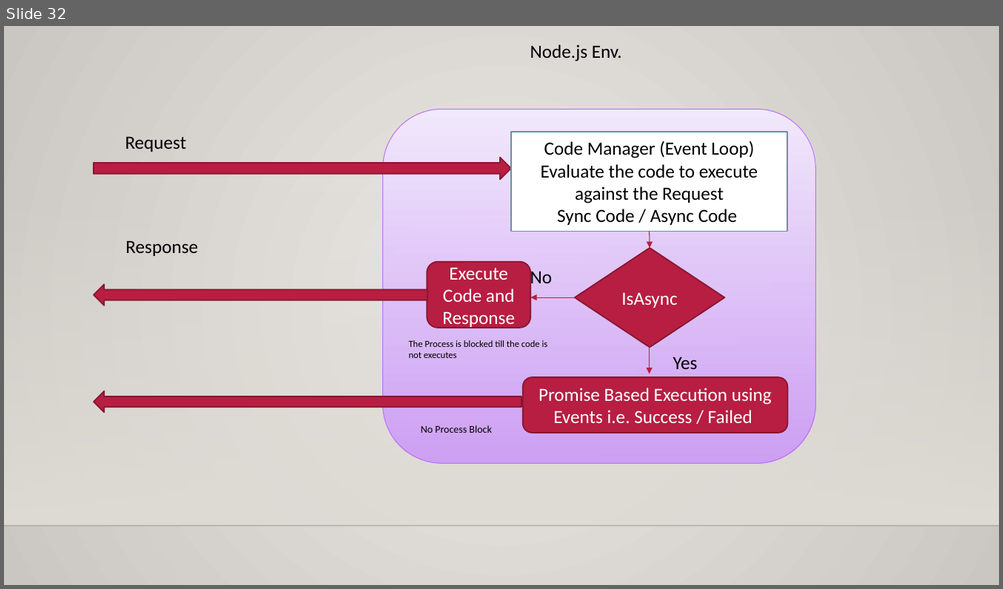
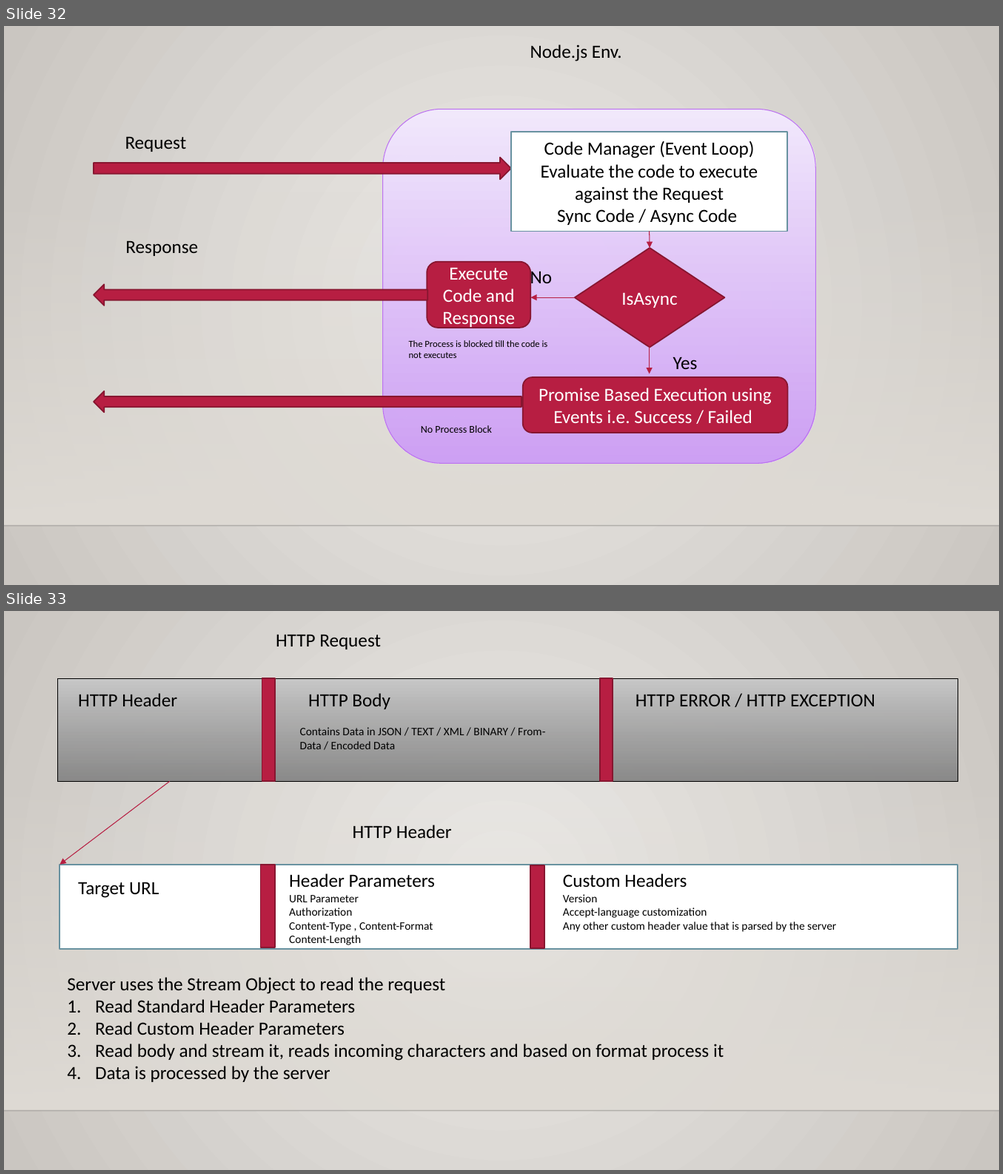
Before and after one commit to maheshsabnis/blazejan2021, a slide deck: Training_Notes_PPTs.pptx. Shown one above the other, each under a label of ours: slide 32 before the commit, slides 32 and 33 after it. The pictures are 1003x589 and 1003x1174 pixels, drawn with LibreOffice and Linux fonts; fonts in the diff are those of the drawing; background and template pictures are left out. Boxes give left, top, right and bottom in pixels: in the first picture for what was removed or moved away, otherwise in the second. Text is boxed around its words. In the diff, an @@ line names an element or a change of style, - is before the commit and + after.

Commit message:
File Server

```diff
--- a/Training_Notes_PPTs.pptx
+++ b/Training_Notes_PPTs.pptx
@@ slide 33 added at (4, 611, 999, 1170), background gradient #ECEAE7 to #CAC7C1; not listed: 2 template elements that a slide beside it also shows @@
@@ text added at (276, 635, 381, 649), 18 pt, text #000000 @@
+HTTP Request
@@ rectangle added at (58, 678, 958, 781), fill gradient #C8C8C8 to #848484, outline #000000 0.75 pt @@
@@ text added at (78, 693, 177, 706), 18 pt, text #000000 @@
+HTTP Header
@@ rectangle added at (262, 678, 275, 781), fill #B71E42, outline #871631 1.25 pt @@
@@ text added at (308, 693, 390, 709), 18 pt, text #000000 @@
+HTTP Body
@@ rectangle added at (600, 678, 613, 781), fill #B71E42, outline #871631 1.25 pt @@
@@ text added at (635, 694, 875, 706), 18 pt, text #000000 @@
+HTTP ERROR / HTTP EXCEPTION
@@ text added at (300, 727, 545, 749), 11 pt, text #000000 @@
+Contains Data in JSON / TEXT / XML / BINARY / From-Data / Encoded Data
@@ arrow added from (170, 782) to (60, 865), #B71E42 0.75 pt @@
@@ text added at (353, 825, 452, 838), 18 pt, text #000000 @@
+HTTP Header
@@ rectangle added at (60, 865, 958, 949), fill #FFFFFF, outline #6892A0 1.25 pt @@
@@ rectangle added at (261, 865, 275, 948), fill #B71E42, outline #871631 1.25 pt @@
@@ text added at (289, 874, 435, 945), 11 pt, text #000000 @@
+Header Parameters
+URL Parameter
+Authorization
+Content-Type , Content-Format
+Content-Length
@@ rectangle added at (530, 866, 544, 948), fill #B71E42, outline #871631 1.25 pt @@
@@ text added at (563, 874, 836, 932), 11 pt, text #000000 @@
+Custom Headers
+Version
+Accept-language customization
+Any other custom header value that is parsed by the server
@@ text added at (78, 882, 159, 898), 18 pt, text #000000 @@
+Target URL
@@ text added at (67, 977, 723, 1082), 18 pt, text #000000 @@
+Server uses the Stream Object to read the request
+1. Read Standard Header Parameters
+2. Read Custom Header Parameters
+3. Read body and stream it, reads incoming characters and based on format process it
+4. Data is processed by the server
```
Also in this commit, not shown: 1 slide changed, 2 other slides added, 17 other files.
